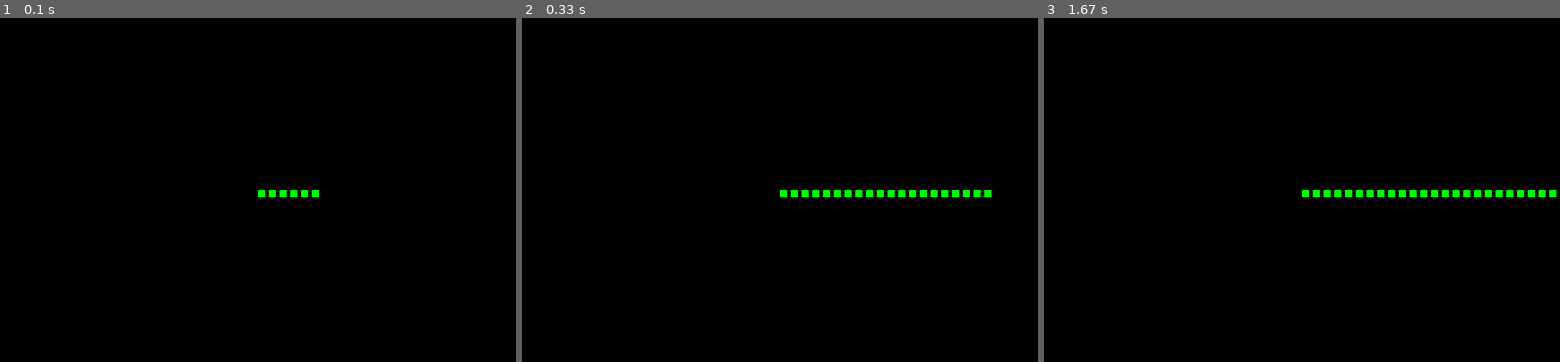
Above: before the commit, frames 1-3 (left to right).
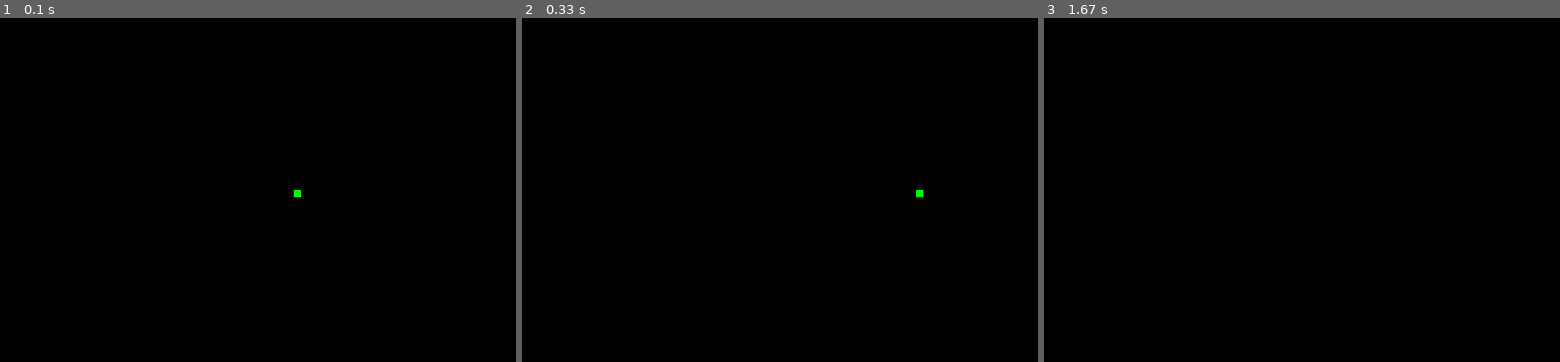
Above: after the commit, the same moments.

Repository: SSSajid777/pygame
Game: pygame game, started from snake_game.py
The game is run twice, just before and just after one commit, with the same random seed, the same clock (stepped at 60 frames per second) and the same inputs.
Inputs:
- Up to frame 1 (0.1 s): no input
- Up to frame 2 (0.33 s): no input
- Up to frame 3 (1.67 s): tap Enter at 0.33 s; hold Right 0.67-1.13 s; hold Up 1.17-1.63 s

The runs differ from the first frame. In frame 1, 0.2% of the frame differs, in the area x 50-62%, y 50-53%; in frame 2, 0.6%; in frame 3, 0.7%, in the area x 50-100%, y 50-53%.

Commit message:
Update snake_game.py

Diff:
--- a/snake_game.py
+++ b/snake_game.py
@@ -14,7 +14,7 @@
 
 #Snake Information
 snake_position=[360, 240]
-snake_speed=15
+snake_speed=10
 direction='RIGHT'
 #Main running loop
 running=True
@@ -23,6 +23,18 @@
     for event in pygame.event.get():
         if event.type==pygame.QUIT:
             running=False
+        if event.type==pygame.KEYDOWN:
+            if event.key==pygame.K_UP:
+                direction='UP'
+            if event.key==pygame.K_DOWN:
+                direction='DOWN'
+            if event.key==pygame.K_LEFT:
+                direction='LEFT'
+            if event.key==pygame.K_RIGHT:
+                direction='RIGHT'
+
+
+    screen.fill(black) #Fill in the screen
 
     #Set the snake on the screen
     pygame.draw.rect(screen, green, pygame.Rect(snake_position[0], snake_position[1], 10, 10))
